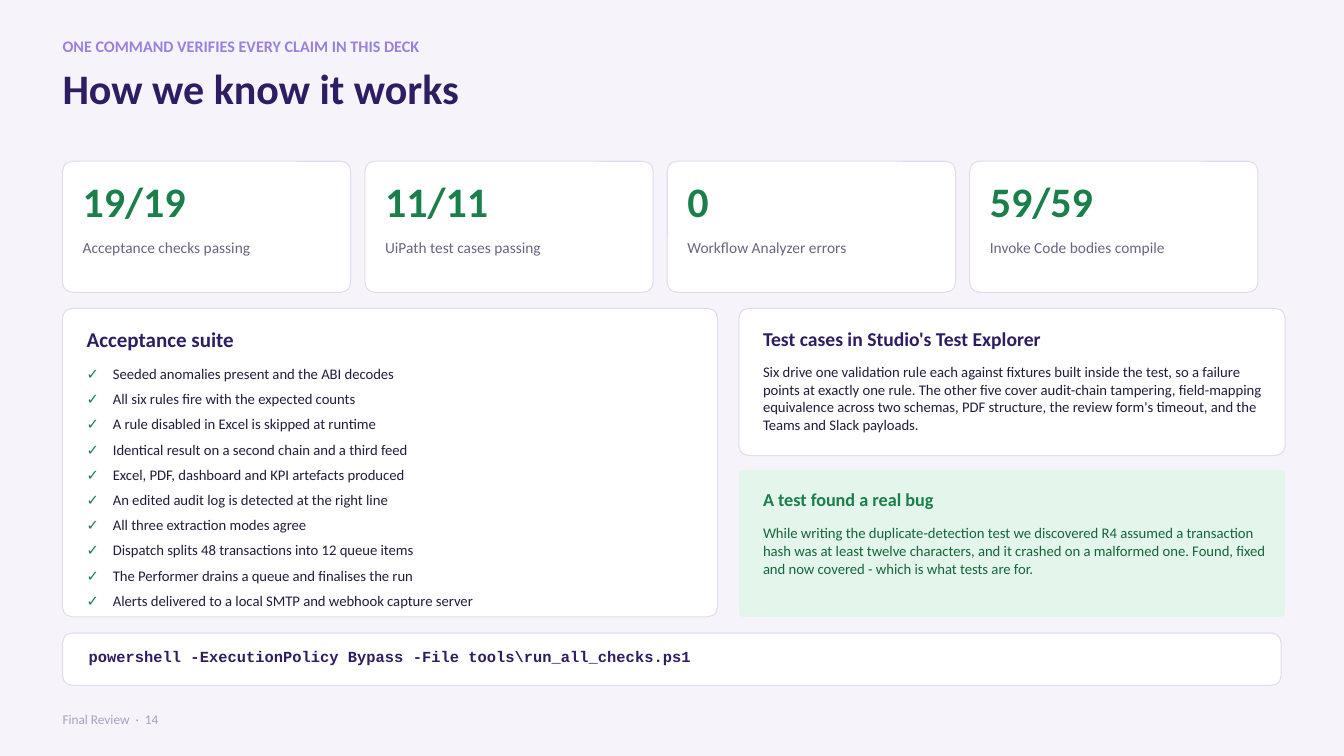
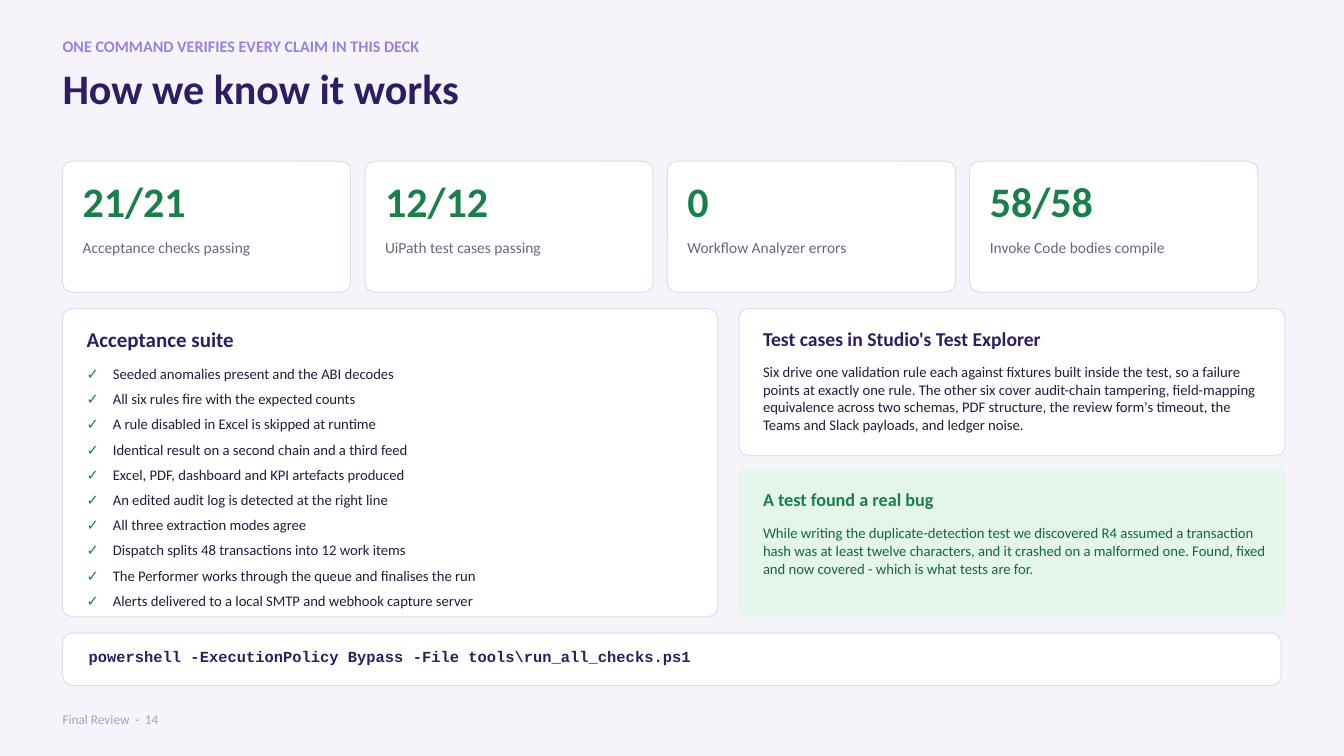
Before and after one commit to AdithyaSM31/UiPath-Blockchain-Transaction-Validation, a slide deck: slide 14 of RPA Project Final Review.pptx. Drawn at 1344x756 pixels with LibreOffice and Linux fonts; fonts in the diff are those of the drawing. Boxes give left, top, right and bottom in pixels: in the first picture for what was removed or moved away, otherwise in the second. Text is boxed around its words. In the diff, an @@ line names an element or a change of style, - is before the commit and + after.

```diff
--- a/RPA Project Final Review.pptx
+++ b/RPA Project Final Review.pptx
@@ text at (x1=83, y1=187, x2=186, y2=219): text changed @@
-19/19
+21/21
@@ text at (x1=385, y1=187, x2=488, y2=219): text changed @@
-11/11
+12/12
@@ text at (x1=990, y1=187, x2=1093, y2=219): text changed @@
-59/59
+58/58
@@ text at (x1=763, y1=366, x2=1255, y2=433): text changed @@
-Six drive one validation rule each against fixtures built inside the test, so a failure points at exactly one rule. The other five cover audit-chain tampering, field-mapping equivalence across two schemas, PDF structure, the review form's timeout, and the Teams and Slack payloads.
+Six drive one validation rule each against fixtures built inside the test, so a failure points at exactly one rule. The other six cover audit-chain tampering, field-mapping equivalence across two schemas, PDF structure, the review form's timeout, the Teams and Slack payloads, and ledger noise.
@@ text at (x1=113, y1=544, x2=406, y2=558): text changed @@
-Dispatch splits 48 transactions into 12 queue items
+Dispatch splits 48 transactions into 12 work items
@@ text at (x1=113, y1=570, x2=475, y2=584): text changed @@
-The Performer drains a queue and finalises the run
+The Performer works through the queue and finalises the run
```
Also in this commit, not shown: 5 other slides changed, 12 other files.
